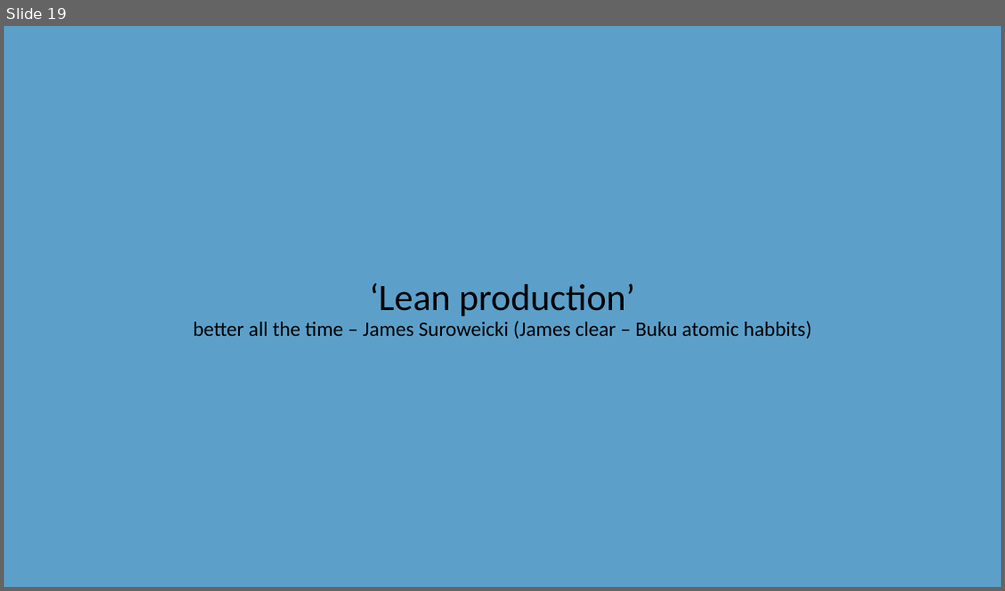
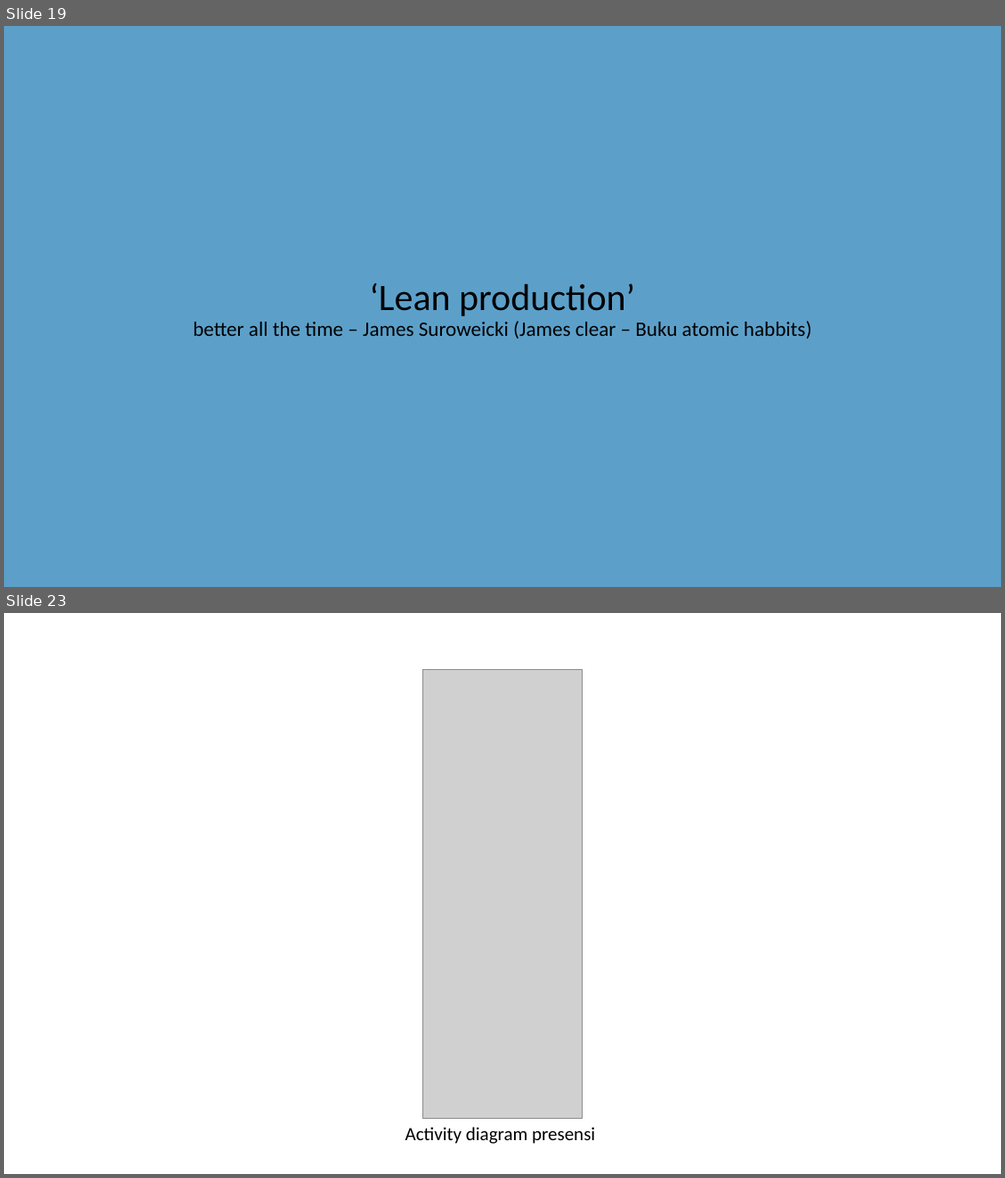
Before and after one commit to gunadermawan/skripsi, a slide deck: dokumen/ppt_skripsi.pptx. Shown one above the other, each under a label of ours: slide 19 before the commit, slides 19 and 23 after it; the slides between them are not shown. The pictures are 1005x591 and 1005x1178 pixels, drawn with LibreOffice and Linux fonts; fonts in the diff are those of the drawing; grey boxes stand for pictures. Boxes give left, top, right and bottom in pixels: in the first picture for what was removed or moved away, otherwise in the second. Text is boxed around its words. In the diff, an @@ line names an element or a change of style, - is before the commit and + after.

```diff
--- a/dokumen/ppt_skripsi.pptx
+++ b/dokumen/ppt_skripsi.pptx
@@ slide 23 added at (x1=4, y1=613, x2=1001, y2=1174), background #FFFFFF @@
@@ picture added at (x1=423, y1=669, x2=582, y2=1118) @@
@@ text added at (x1=405, y1=1127, x2=595, y2=1143), 18 pt, text #000000 @@
+Activity diagram presensi
```
Also in this commit, not shown: 1 slide changed, 14 other slides added, 1 slide removed, 1 other file.
